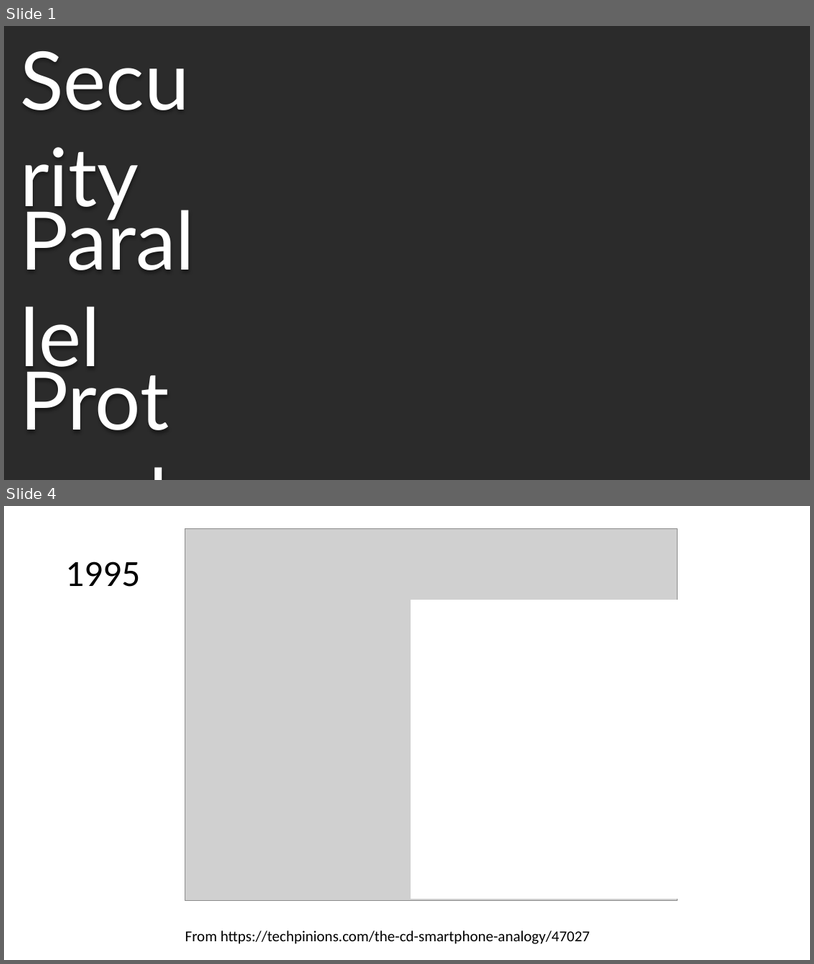
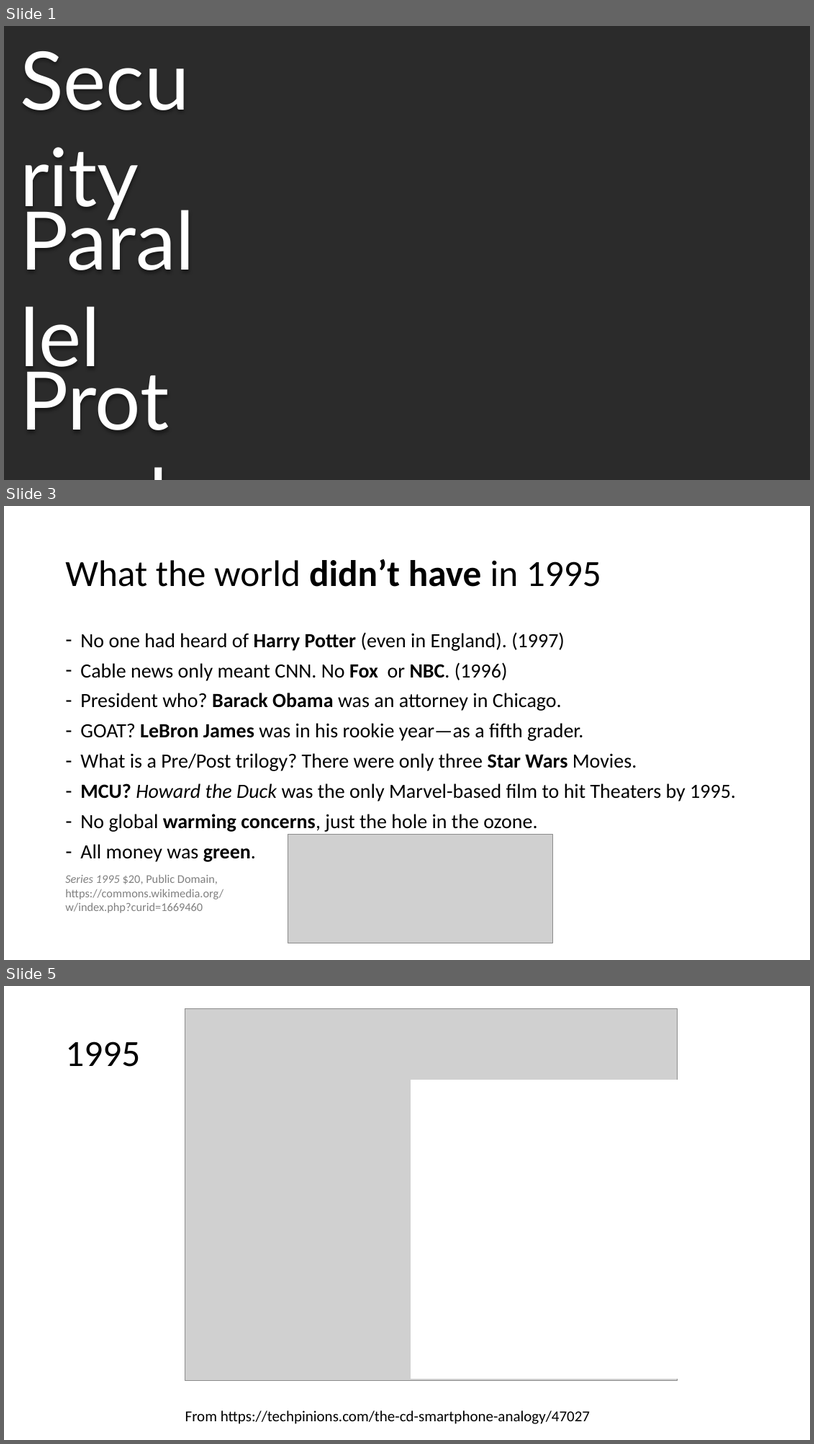
Before and after one commit to CS3550/Fall2020, a slide deck: Network Parts and Terms.pptx. Shown one above the other, each under a label of ours: slides 1 and 4 before the commit, slides 1, 3 and 5 after it; the slides between them are not shown. The pictures are 814x964 and 814x1444 pixels, drawn with LibreOffice and Linux fonts; fonts in the diff are those of the drawing; grey boxes stand for pictures; background and template pictures are left out; a plain dark background stands for a picture behind light text. Boxes give left, top, right and bottom in pixels: in the first picture for what was removed or moved away, otherwise in the second. Text is boxed around its words. In the diff, an @@ line names an element or a change of style, - is before the commit and + after.

```diff
--- a/Network Parts and Terms.pptx
+++ b/Network Parts and Terms.pptx
@@ slide 3 added at [4, 506, 810, 960], background #FFFFFF @@
@@ title added at [65, 559, 602, 587], 44 pt, text #000000 @@
+What the world didn’t have in 1995
@@ text added at [80, 632, 736, 862], 24 pt, text #000000 @@
+– No one had heard of Harry Potter (even in England). (1997)
+– Cable news only meant CNN. No Fox or NBC. (1996)
+– President who? Barack Obama was an attorney in Chicago.
+– GOAT? LeBron James was in his rookie year—as a fifth grader.
+– What is a Pre/Post trilogy? There were only three Star Wars Movies.
+– MCU? Howard the Duck was the only Marvel-based film to hit Theaters by 1995.
+– No global warming concerns, just the hole in the ozone.
+– All money was green.
@@ picture added at [288, 834, 553, 943] @@
@@ text added at [65, 874, 224, 913], 14 pt, text #808080 @@
+Series 1995 $20, Public Domain,
+https://commons.wikimedia.org/
+w/index.php?curid=1669460
@@ what was slide 4 is now slide 5 @@
```
Also in this commit, not shown: 5 slides changed.
